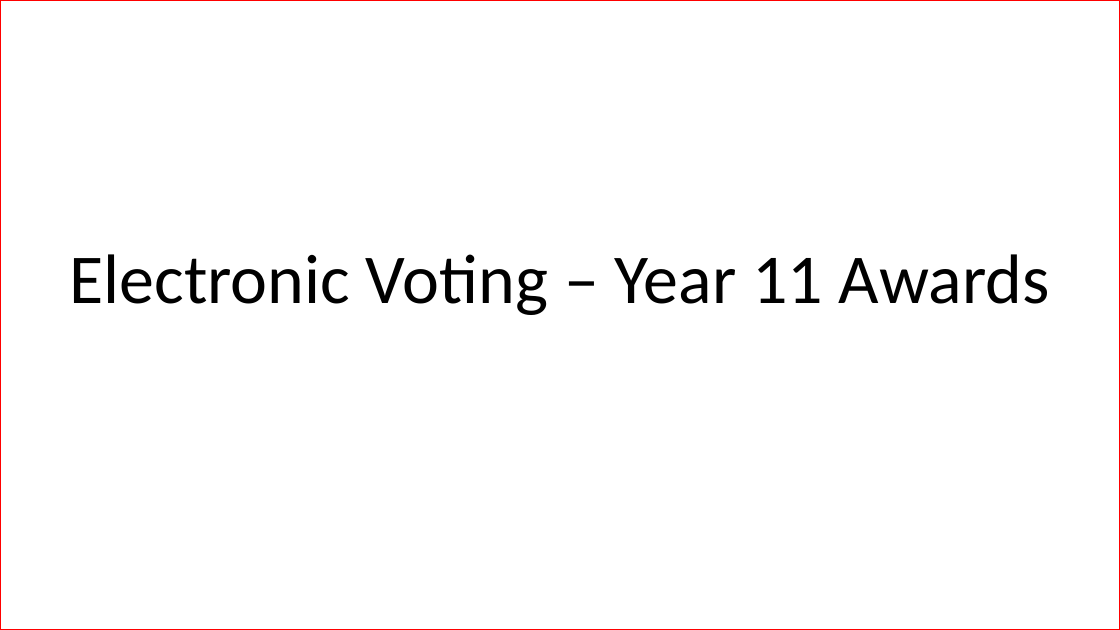
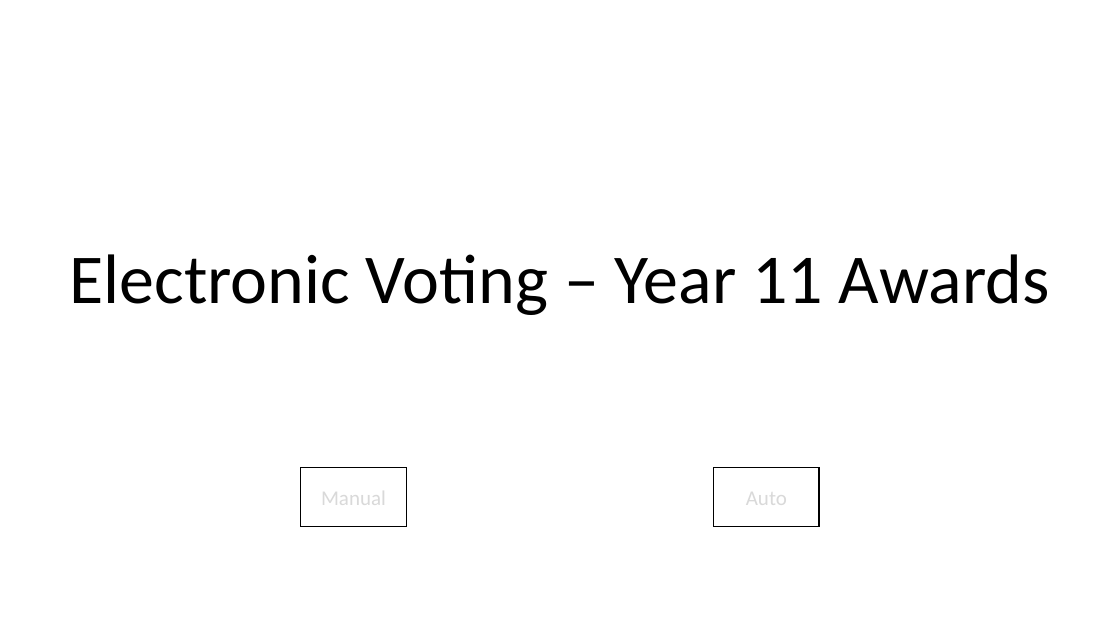
Before and after one commit to TheGrandCoding/awardsserver, a slide deck: slide 1 of TestPPT.pptx. Drawn at 1120x630 pixels with LibreOffice and Linux fonts; fonts in the diff are those of the drawing. Boxes give left, top, right and bottom in pixels: in the first picture for what was removed or moved away, otherwise in the second. Text is boxed around its words. In the diff, an @@ line names an element or a change of style, - is before the commit and + after.

Commit message:
Swap hypens for colons
Close #56
Also, updated powerpoint to have both a manual and automatic way to advance to next slide.

```diff
--- a/TestPPT.pptx
+++ b/TestPPT.pptx
@@ rectangle removed at [0, 0, 1120, 630] @@
@@ rectangle added at [301, 467, 407, 527], outline #000000 1 pt, 18 pt, text #D9D9D9 @@
+Manual
@@ rectangle added at [714, 467, 820, 527], outline #000000 1 pt, 18 pt, text #D9D9D9 @@
+Auto
```
Also in this commit, not shown: 1 other slide changed, 5 slides added, 1 other file.
